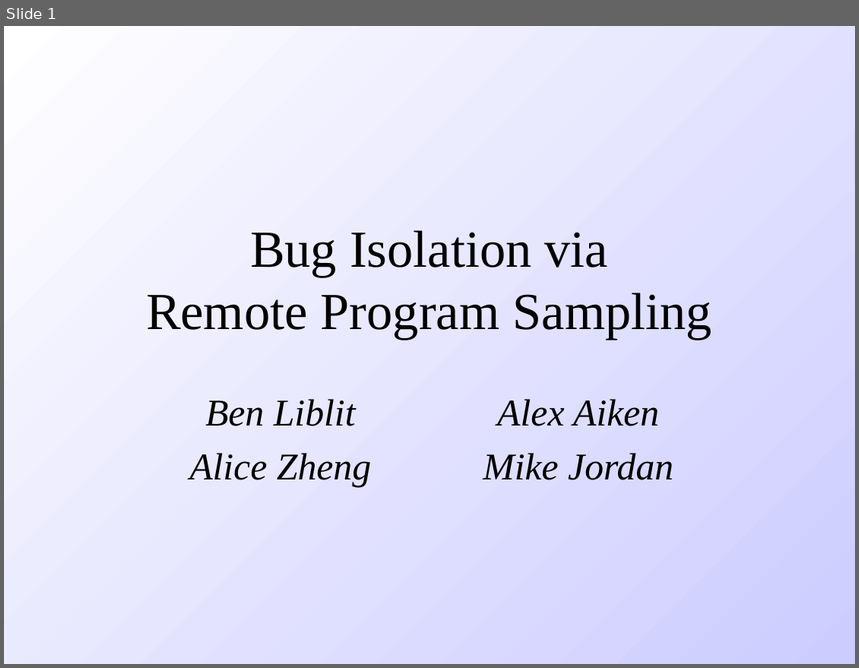
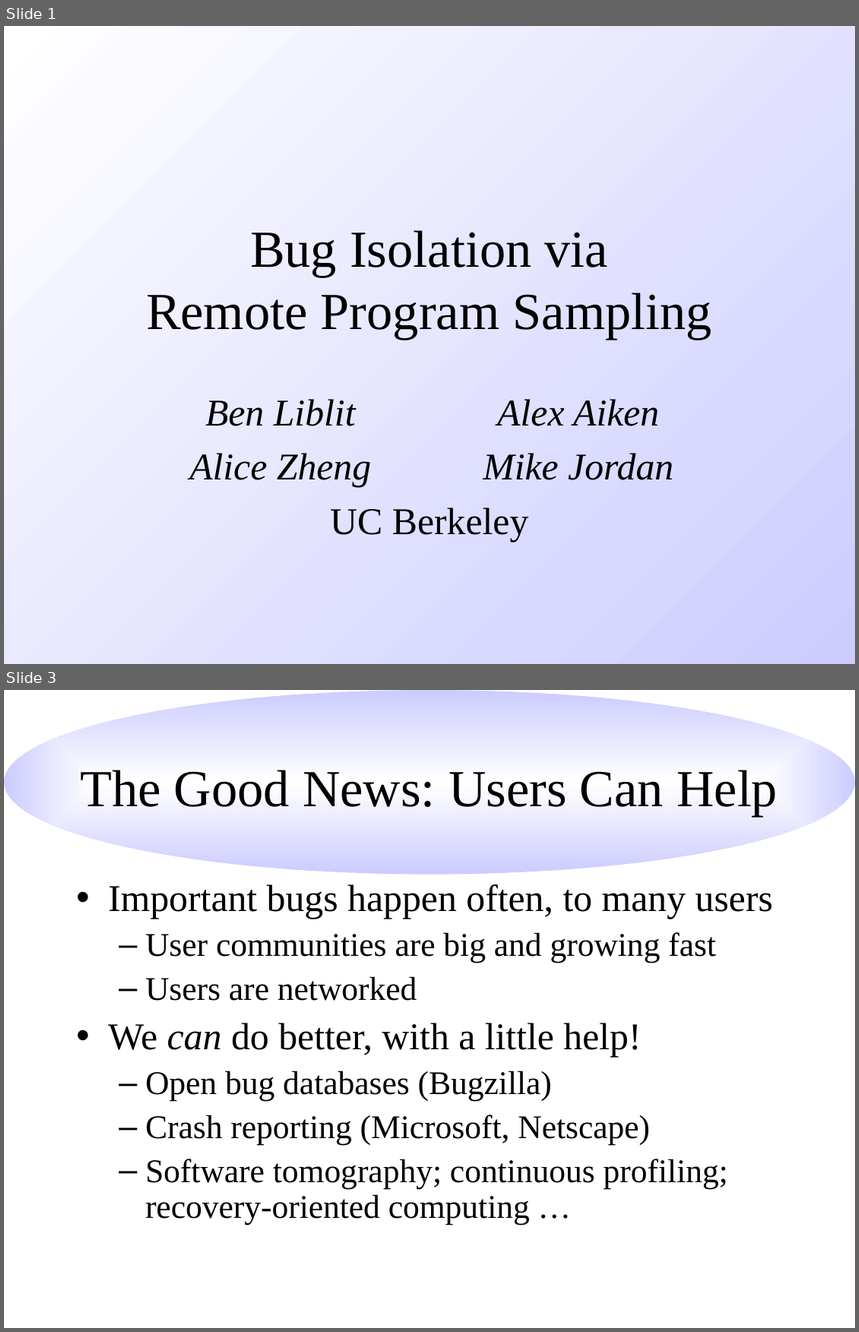
Before and after one commit to hlim1/sampler, a slide deck: paper/pldi.ppt. Shown one above the other, each under a label of ours: slide 1 before the commit, slides 1 and 3 after it; the slides between them are not shown. The pictures are 859x668 and 859x1332 pixels, drawn with LibreOffice and Linux fonts; fonts in the diff are those of the drawing. Boxes give left, top, right and bottom in pixels: in the first picture for what was removed or moved away, otherwise in the second. Text is boxed around its words. In the diff, an @@ line names an element or a change of style, - is before the commit and + after.

Commit message:
Many revisions suggested by Alex.  I didn't especially like his suggestions at the time, but the talk genuinely is better now.  Smart guy, that Alex is.

```diff
--- a/paper/pldi.ppt
+++ b/paper/pldi.ppt
@@ slide 3 added at <box>4,690,855,1328</box>, background #FFFFFF @@
@@ ellipse added at <box>4,690,855,875</box>, fill gradient #FFFFFF to #CCCCFF @@
@@ title added at <box>80,770,778,816</box>, 44 pt, text #000000 @@
+The Good News: Users Can Help
@@ text added at <box>108,885,773,1225</box>, 28 pt, text #000000 @@
+• Important bugs happen often, to many users
+  – User communities are big and growing fast
+  – Users are networked
+• We can do better, with a little help!
+  – Open bug databases (Bugzilla)
+  – Crash reporting (Microsoft, Netscape)
+  – Software tomography; continuous profiling; recovery-oriented computing …
@@ slide 1 changed as well @@
@@ table at <box>132,388,728,551</box> @@
+row 3: UC Berkeley | 
```
Also in this commit, not shown: 8 other slides changed, 14 other slides added, 2 slides removed.
